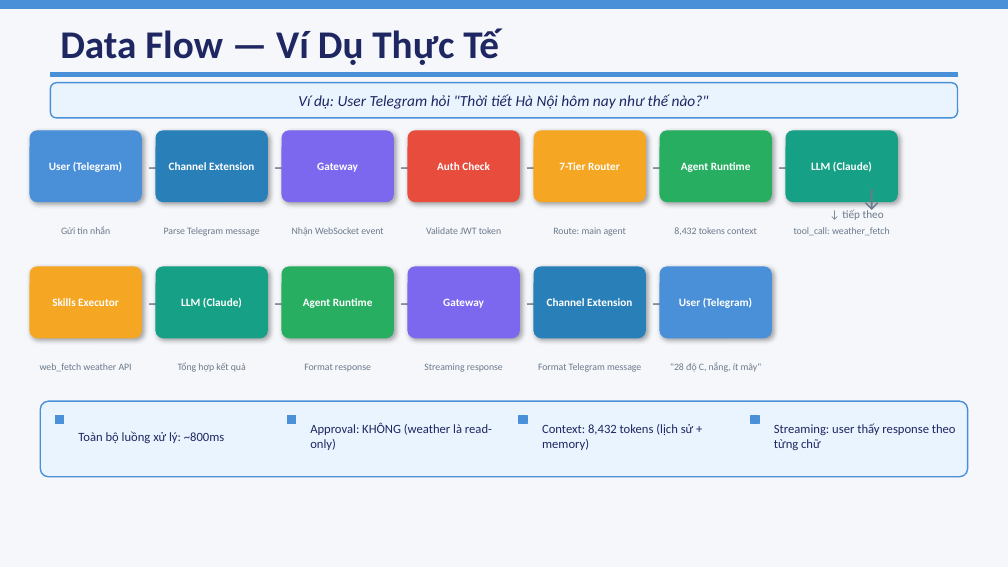
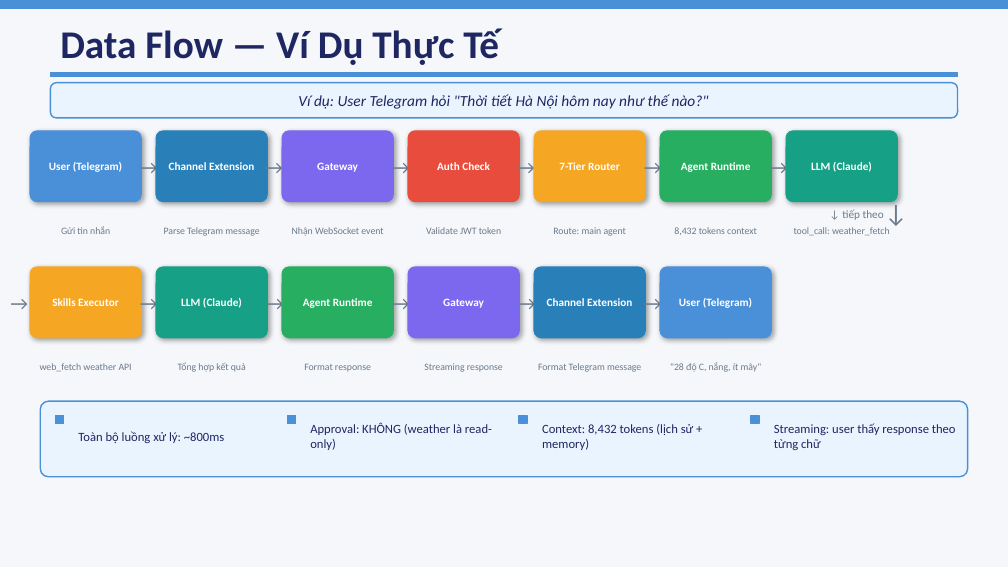
Before and after one commit to dvduongth/research_doc, a slide deck: slide 21 of open_claw/presentation/OpenClaw_Presentation.pptx. Drawn at 1008x567 pixels with LibreOffice and Linux fonts; fonts in the diff are those of the drawing. Boxes give left, top, right and bottom in pixels: in the first picture for what was removed or moved away, otherwise in the second. Text is boxed around its words. In the diff, an @@ line names an element or a change of style, - is before the commit and + after.

```diff
--- a/open_claw/presentation/OpenClaw_Presentation.pptx
+++ b/open_claw/presentation/OpenClaw_Presentation.pptx
@@ 11 texts: place and size @@
-11 texts at [143, 151, 801, 318]
+11 texts at [135, 151, 793, 318]
@@ text "↓": place and size @@
-text "↓" at [847, 156, 897, 237]
+text "↓" at [871, 172, 921, 253]
@@ text added at [5, 287, 33, 318], 14 pt, text #6B7A8D @@
+→
```
Also in this commit, not shown: 9 other slides changed, 3 other files.
